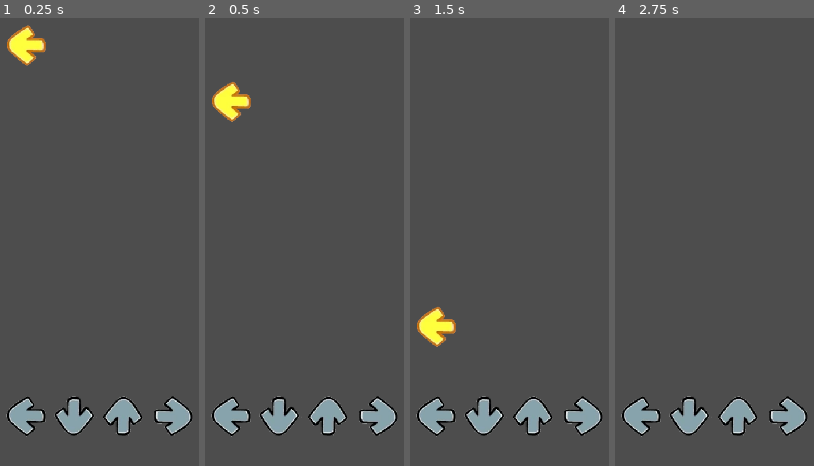
Above: before the commit, frames 1-4 (left to right).
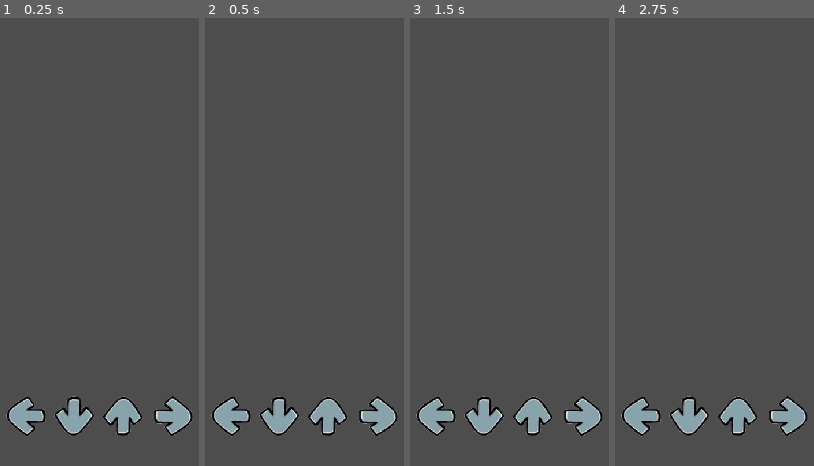
Above: after the commit, the same moments.

Repository: koplercito/Pinguino-Plataformero
Game: Godot game, scene res://scenes/rythm_level.tscn
The game is run twice, just before and just after one commit, with the same random seed, the same clock (stepped at 60 frames per second) and the same inputs. This scene is started directly instead of the project's main scene.
Inputs:
- Up to frame 1 (0.25 s): no input
- Up to frame 2 (0.5 s): no input
- Up to frame 3 (1.5 s): tap Enter (ui_accept) at 0.5, 0.77 s; hold Right (ui_right) from 0.53 s (still down)
- Up to frame 4 (2.75 s): tap Enter (ui_accept) at 1.52 s; release Right (ui_right) at 2.03 s; hold Left (ui_left) from 2.03 s (still down)

The runs differ from the first frame. In frame 1, 1.1% of the frame differs, in the area x 3-24%, y 1-11%; in frame 2, 1.1%; in frame 3, 1.1%; in frame 4, nothing differs.

Commit message:
segundo mini avanze
controles g,h,j,k

Diff:
--- a/puto-pinguino/scenes/falling_key.tscn
+++ b/puto-pinguino/scenes/falling_key.tscn
@@ -15,3 +15,10 @@
 wait_time = 23.665000000000003
 one_shot = true
 autostart = true
+
+[node name="DestroyTimer" type="Timer" parent="."]
+wait_time = 5.0
+one_shot = true
+autostart = true
+
+[connection signal="timeout" from="DestroyTimer" to="." method="_on_destroy_timer_timeout"]
--- a/puto-pinguino/scenes/rythm_level.tscn
+++ b/puto-pinguino/scenes/rythm_level.tscn
@@ -1,7 +1,6 @@
-[gd_scene load_steps=3 format=3 uid="uid://bc3rq5kwn4u31"]
+[gd_scene load_steps=2 format=3 uid="uid://bc3rq5kwn4u31"]
 
 [ext_resource type="PackedScene" uid="uid://cirsekjbsd7sn" path="res://scenes/key_listener.tscn" id="1_sq5oo"]
-[ext_resource type="PackedScene" uid="uid://dw5d3t4dsemci" path="res://scenes/falling_key.tscn" id="2_6tpcr"]
 
 [node name="RythmLevel" type="Node2D"]
 
@@ -38,6 +37,3 @@
 vframes = 3
 frame = 3
 key_name = "tecla_K"
-
-[node name="FallingKey" parent="." instance=ExtResource("2_6tpcr")]
-position = Vector2(-30, -100)
--- a/puto-pinguino/scripts/falling_key.gd
+++ b/puto-pinguino/scripts/falling_key.gd
@@ -17,5 +17,11 @@
 		$Timer.stop()
 
 
-func Setup(pos_x: float):
+func Setup(pos_x: float, target_frame: int):
 	global_position = Vector2(pos_x, init_y_pos)
+	frame = target_frame
+	set_process(true)
+
+
+func _on_destroy_timer_timeout() -> void:
+	queue_free()
--- a/puto-pinguino/scripts/key_listener.gd
+++ b/puto-pinguino/scripts/key_listener.gd
@@ -12,4 +12,4 @@
 func CreateFallingKey():
 	var fk_inst = falling_key.instantiate()
 	get_tree().get_root().call_deferred("add_child", fk_inst)
-	fk_inst.Setup(global_position.x)
+	fk_inst.Setup(position.x, frame + 4)
